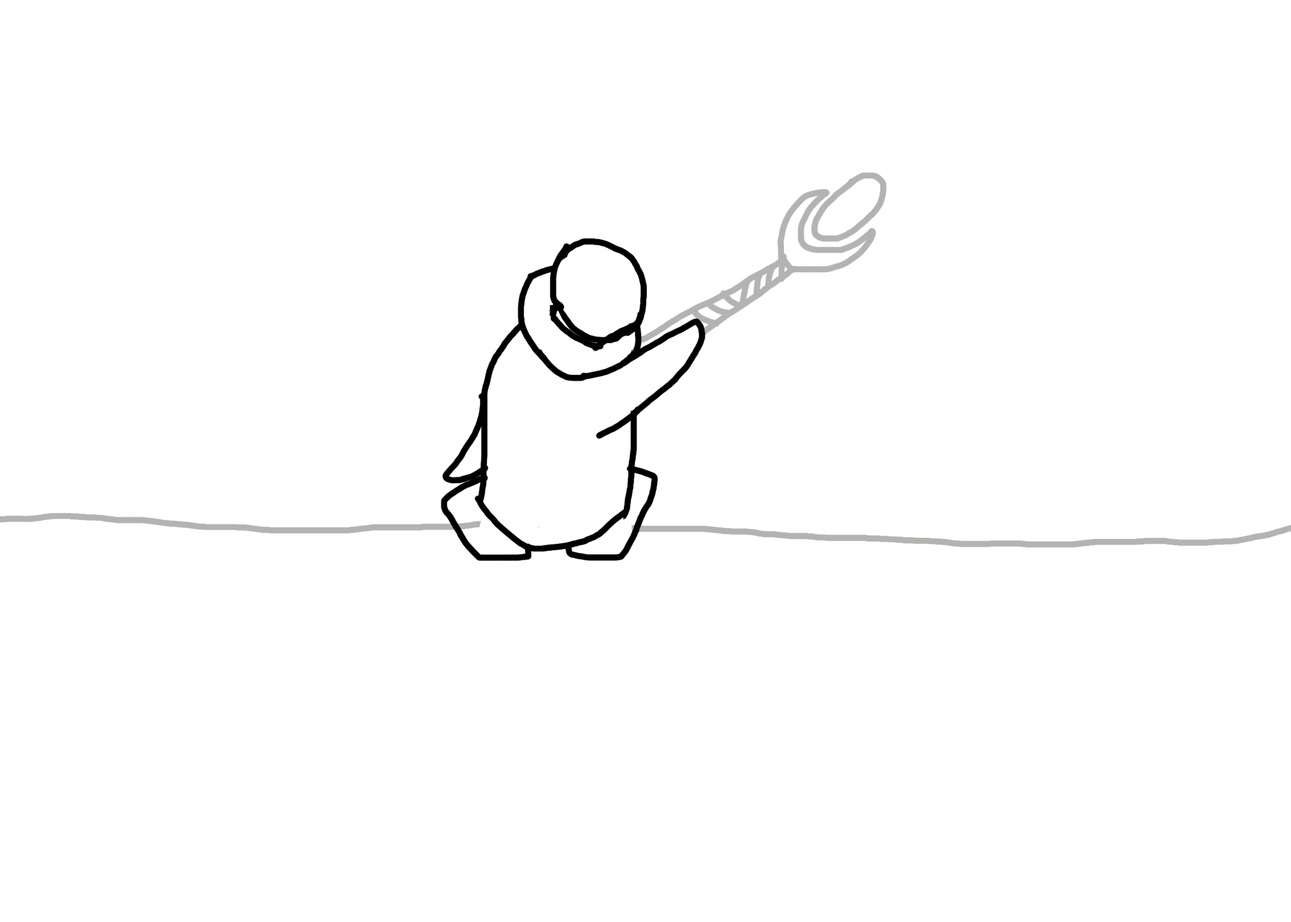
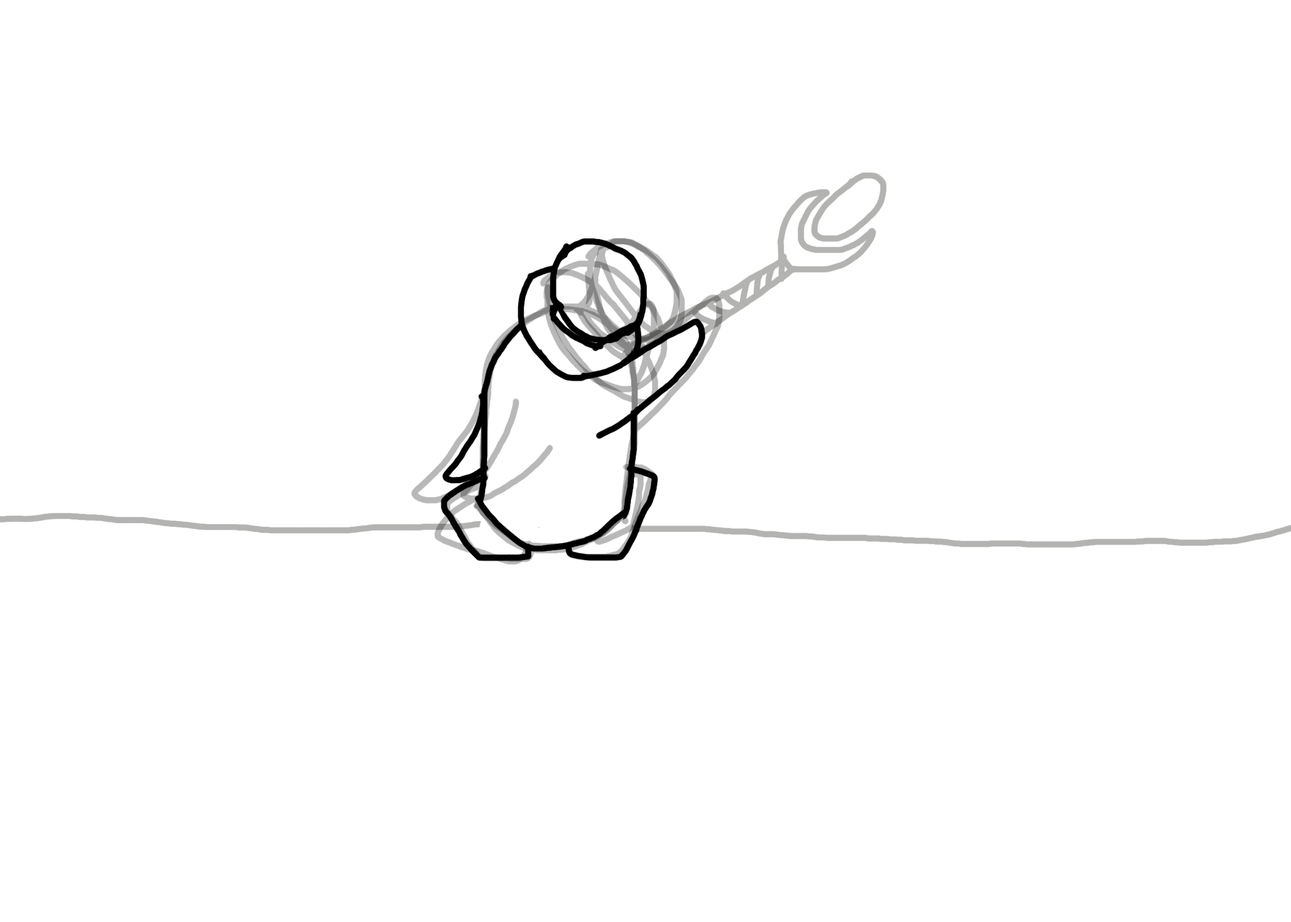
Comparing the layer stacks of the two (1291, 922) images. Changes:
showed "Clip 8 Turn 4" over [left=410, top=238, right=724, bottom=563]
showed "Clip 8 Turn 3" over [left=434, top=238, right=686, bottom=566]
